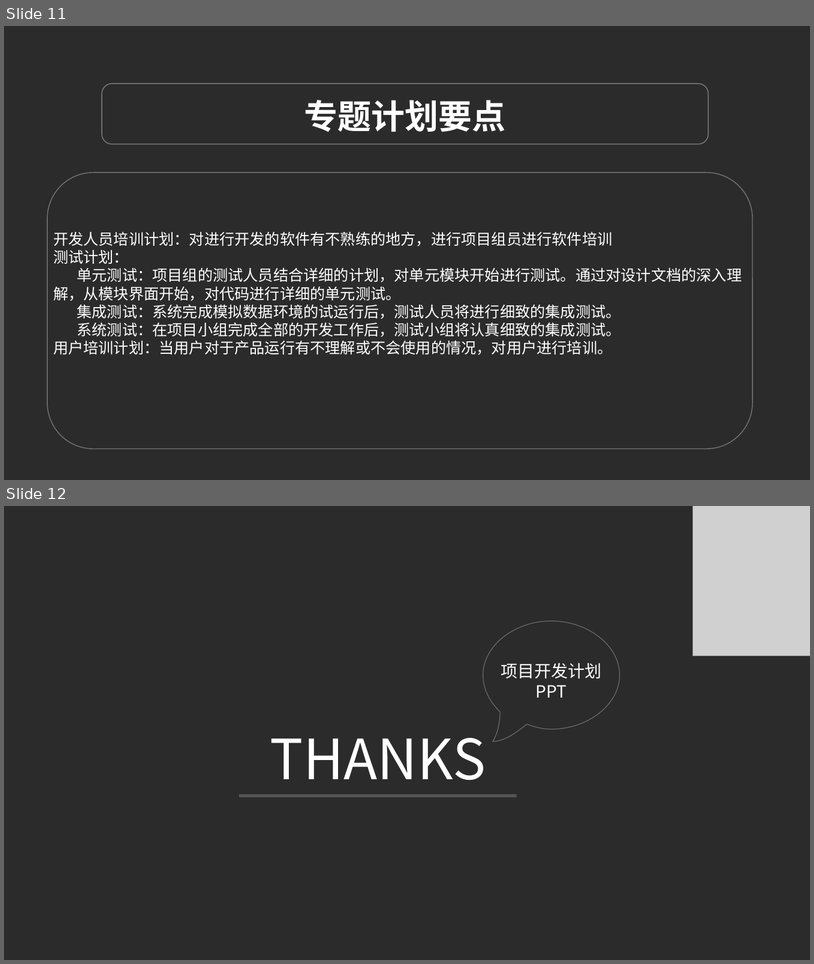
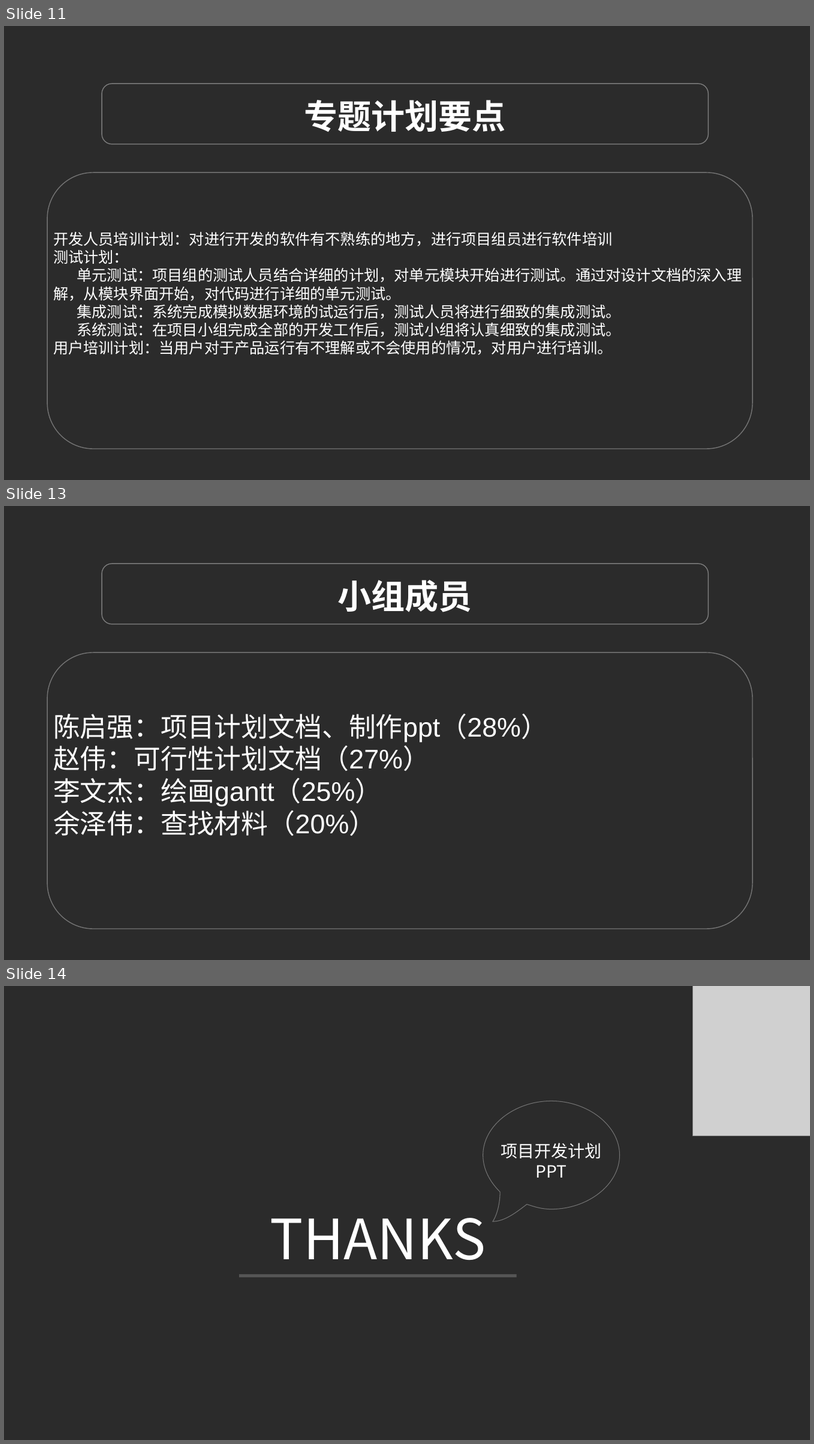
Before and after one commit to rjgcG7/SRS, a slide deck: 项目开发计划.pptx. Shown one above the other, each under a label of ours: slides 11 and 12 before the commit, slides 11, 13 and 14 after it; the slides between them are not shown. The pictures are 814x964 and 814x1444 pixels, drawn with LibreOffice and Linux fonts; fonts in the diff are those of the drawing; grey boxes stand for pictures; background and template pictures are left out; a plain dark background stands for a picture behind light text. Boxes give left, top, right and bottom in pixels: in the first picture for what was removed or moved away, otherwise in the second. Text is boxed around its words. In the diff, an @@ line names an element or a change of style, - is before the commit and + after.

Commit message:
甘特图、项目开发计划文档及ppt修改

```diff
--- a/项目开发计划.pptx
+++ b/项目开发计划.pptx
@@ slide 13 added at <box>4,506,810,960</box>, background picture (left out) @@
@@ rounded rectangle added at <box>102,564,709,624</box>, outline #FFFFFF 1 pt @@
@@ text added at <box>338,580,473,612</box>, 40 pt, text #FFFFFF, bold @@
+小组成员
@@ rounded rectangle added at <box>48,652,753,928</box>, outline #FFFFFF 1 pt @@
@@ text added at <box>53,714,548,835</box>, 32 pt, text #FFFFFF @@
+陈启强：项目计划文档、制作ppt（28%）
+赵伟：可行性计划文档（27%）
+李文杰：绘画gantt（25%）
+余泽伟：查找材料（20%）
@@ what was slide 12 is now slide 14 @@
```
Also in this commit, not shown: 1 slide changed, 1 other slide added, 2 other files.
